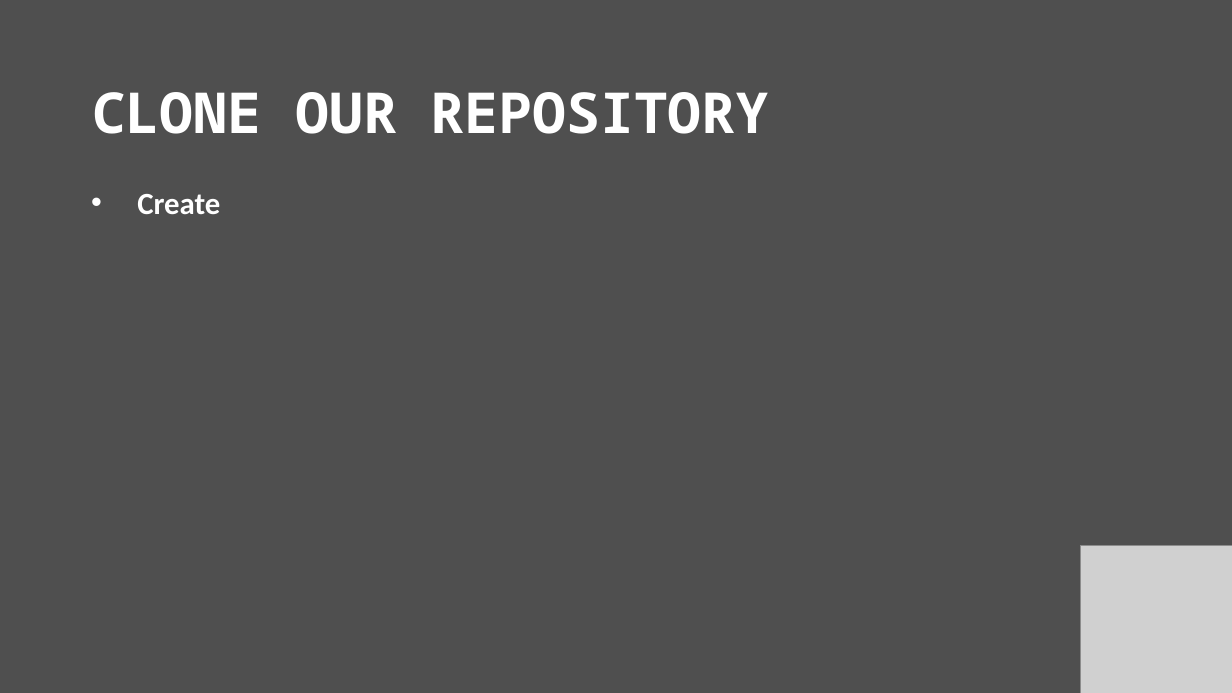
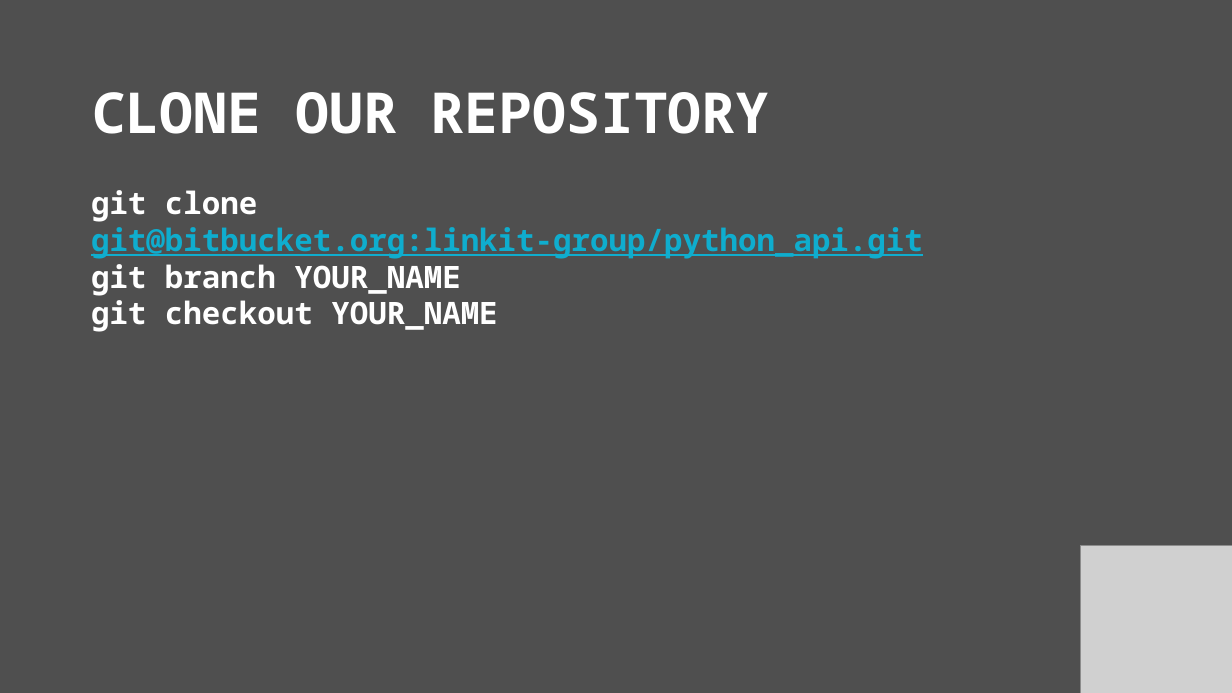
Before and after one commit to muratcanozdemir/python_api, a slide deck: slide 13 of presentation_python_API.pptx. Drawn at 1232x693 pixels with LibreOffice and Linux fonts; fonts in the diff are those of the drawing; grey boxes stand for pictures. Boxes give left, top, right and bottom in pixels: in the first picture for what was removed or moved away, otherwise in the second. Text is boxed around its words. In the diff, an @@ line names an element or a change of style, - is before the commit and + after.

```diff
--- a/presentation_python_API.pptx
+++ b/presentation_python_API.pptx
@@ text at bbox=[91, 190, 923, 332]: text changed; font Calibri to Noto Sans Mono @@
-• Create
+git clone git@bitbucket.org:linkit-group/python_api.git
+git branch YOUR_NAME
+git checkout YOUR_NAME
```
Also in this commit, not shown: 1 slide removed.
